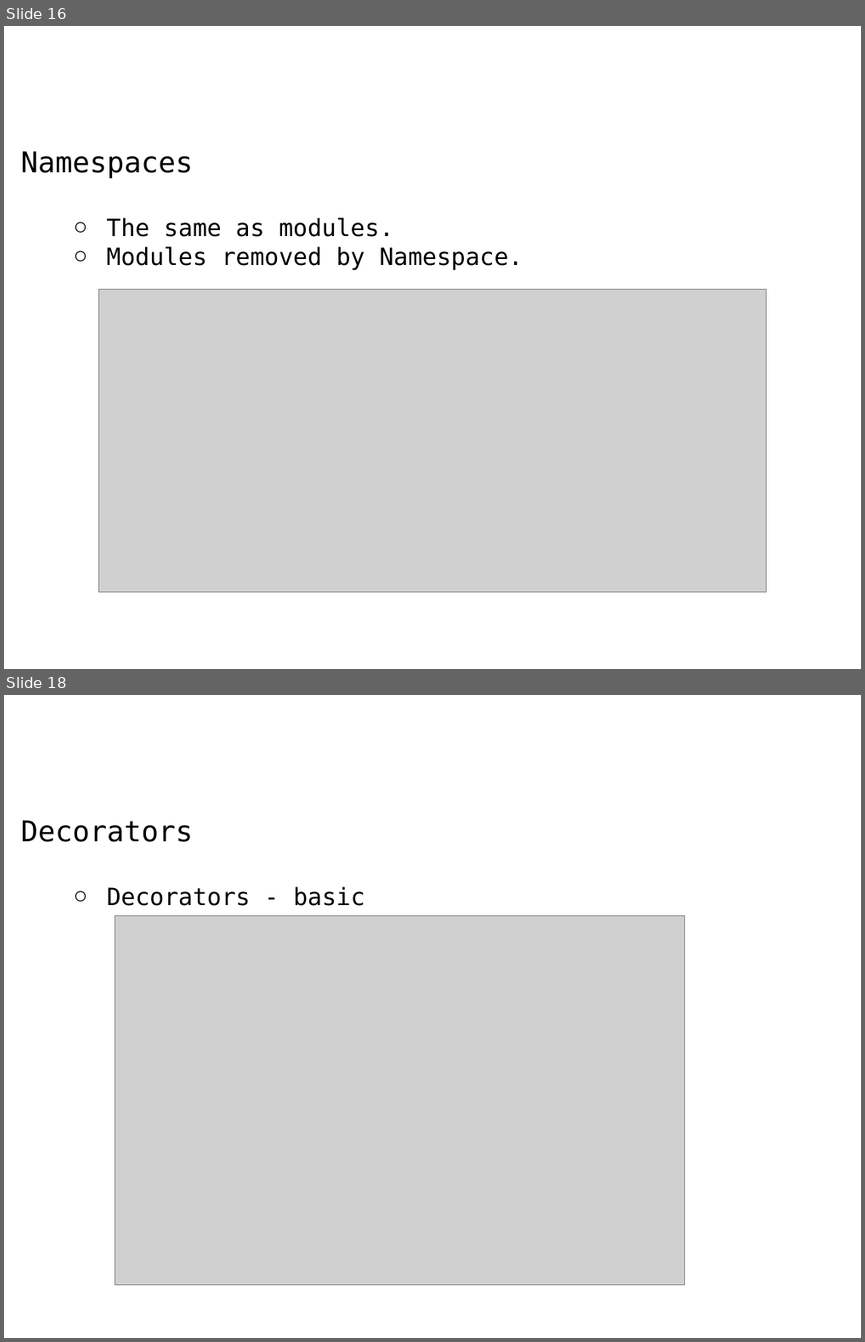
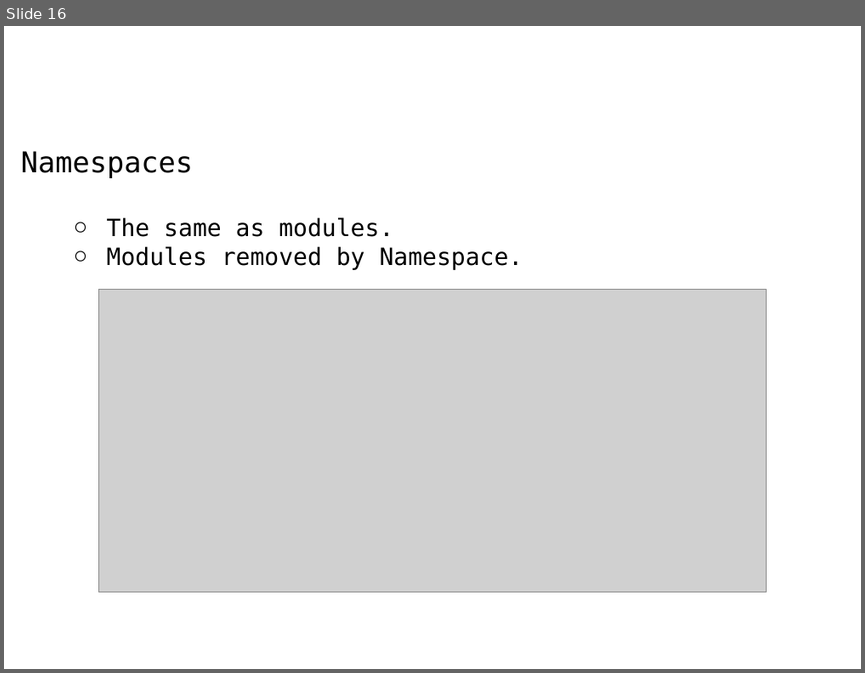
Before and after one commit to NickolayLototskiyDevPro/TypescriptFlow, a slide deck: presentations/02_OOP.pptx. Shown one above the other, each under a label of ours: slides 16 and 18 before the commit, slide 16 after it; the slides between them are not shown. The pictures are 865x1342 and 865x673 pixels, drawn with LibreOffice and Linux fonts; fonts in the diff are those of the drawing; grey boxes stand for pictures; background and template pictures are left out. Boxes give left, top, right and bottom in pixels: in the first picture for what was removed or moved away, otherwise in the second. Text is boxed around its words. In the diff, an @@ line names an element or a change of style, - is before the commit and + after.

```diff
--- a/presentations/02_OOP.pptx
+++ b/presentations/02_OOP.pptx
@@ slide 18 removed at box(4, 695, 861, 1338), background picture (left out) @@
@@ text removed at box(21, 820, 364, 906) @@
-Decorators
-  ○ Decorators - basic
@@ picture removed at box(115, 915, 685, 1285) @@
```
Also in this commit, not shown: 1 slide changed, 7 other slides removed, 3 other files.
